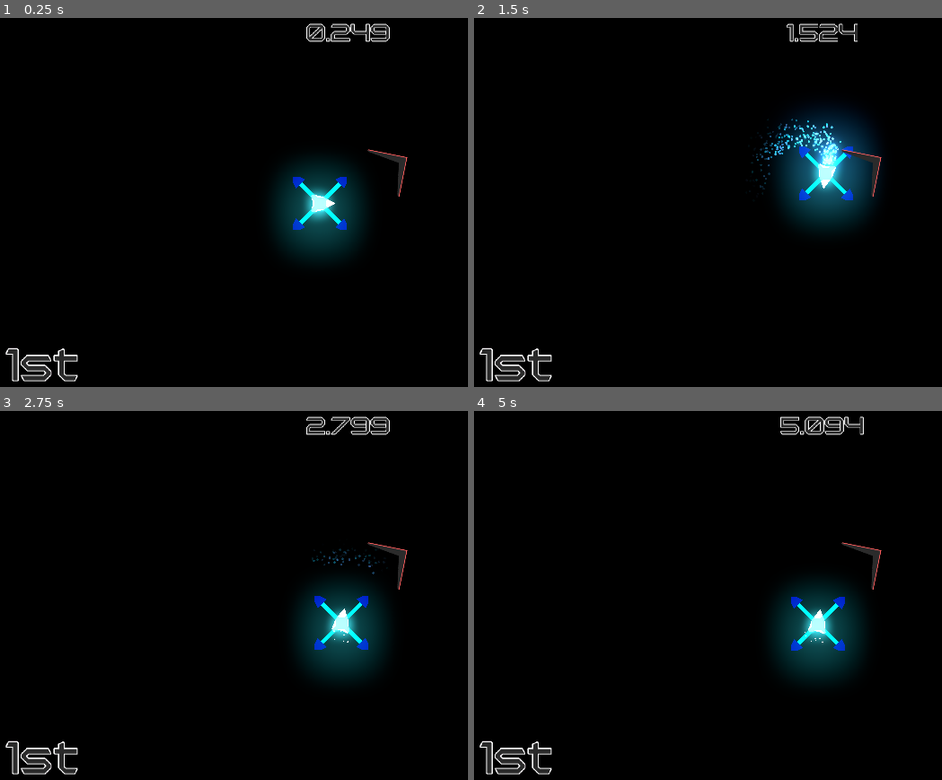
Above: before the commit, frames 1-4 (two rows, left to right).
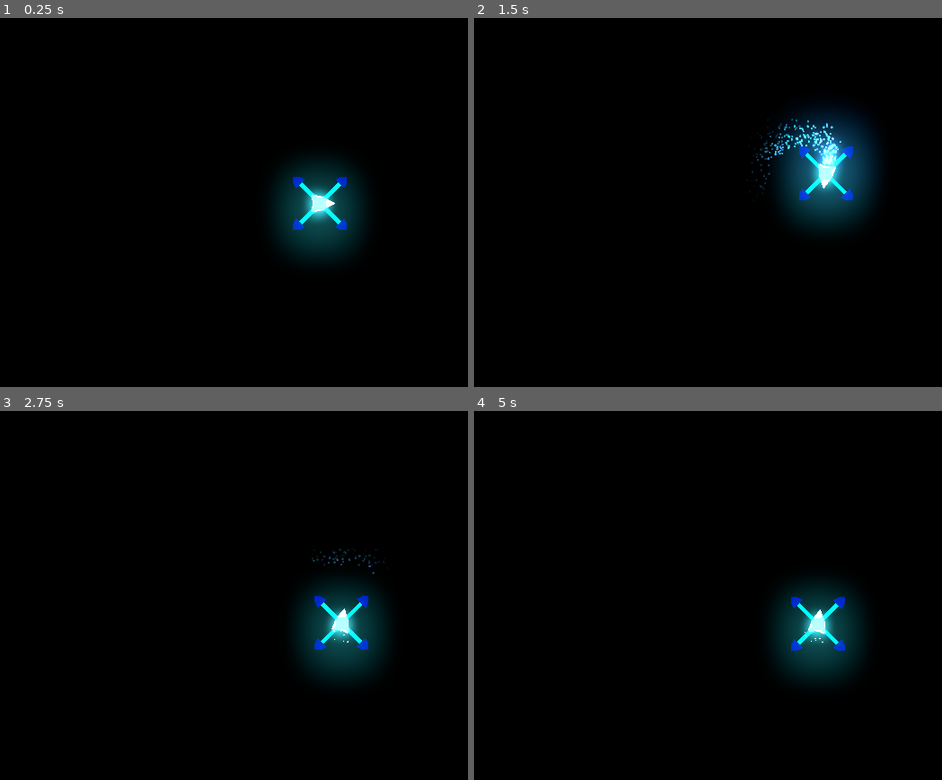
Above: after the commit, the same moments.

Repository: Insta-x/boost-racer
Game: Godot game, scene res://Src/Game.tscn
The game is run twice, just before and just after one commit, with the same random seed, the same clock (stepped at 60 frames per second) and the same inputs. This scene is started directly instead of the project's main scene.
Inputs:
- Up to frame 1 (0.25 s): no input
- Up to frame 2 (1.5 s): hold D (turn_right) 0.53-1.28 s; hold Shift (boost) 0.53-1.28 s; hold Space (brake) from 1.28 s (still down); tap Shift (boost) at 1.35 s
- Up to frame 3 (2.75 s): release Space (brake) at 2.03 s; hold D (turn_right) from 2.03 s (still down); hold Shift (boost) from 2.03 s (still down)
- Up to frame 4 (5 s): release D (turn_right) at 2.78 s; release Shift (boost) at 2.78 s; hold W (thrust) 2.78-3.53 s; tap Shift (boost) at 2.85, 4.35 s; hold Shift (boost) 3.53-4.28 s; hold A (turn_left) from 3.53 s (still down)

The runs differ from the first frame. In frame 1, 1.6% of the frame differs, in the area x 1-88%, y 1-99%; in frame 2, 1.4%; in frame 3, 1.5%; in frame 4, 1.6%.

Commit message:
hide gui in countdown

Diff:
--- a/Src/Arrow.gd
+++ b/Src/Arrow.gd
@@ -10,14 +10,18 @@
 
 var size := Vector2(100,150)
 
+
+func _ready() -> void:
+	GlobalSignal.connect("game_start", self, "show")
+
+
 func _physics_process(delta):
 	var dir = (finish_node.global_position - player_node.global_position)
 	if (abs(dir.x) < (get_viewport().size.x + offset.x)/2) and abs(dir.y) <(get_viewport().size.y)/2:
-		self.hide()
-	else:
-		self.show()
-		dir.normalized()
-		var pos = Vector2(((get_viewport().size.x - size.x)/2), (get_viewport().size.y - size.y)/2)
-		pos += offset.rotated(dir.angle())
-		set_rotation(dir.angle())
-		set_position(pos)
+		return
+
+	dir.normalized()
+	var pos = Vector2(((get_viewport().size.x - size.x)/2), (get_viewport().size.y - size.y)/2)
+	pos += offset.rotated(dir.angle())
+	set_rotation(dir.angle())
+	set_position(pos)
--- a/Src/Game.gd
+++ b/Src/Game.gd
@@ -12,6 +12,7 @@
 func start() -> void:
 	race_time = OS.get_ticks_msec()
 	GlobalSignal.emit_signal("game_start")
+	GlobalSignal.emit_signal("start_time", race_time)
 
 
 func _on_racer_finished(racer_id: int) -> void:
--- a/Src/Game.tscn
+++ b/Src/Game.tscn
@@ -29,8 +29,10 @@
 [node name="CanvasLayer" type="CanvasLayer" parent="."]
 
 [node name="PlayerUI" parent="CanvasLayer" instance=ExtResource( 3 )]
+visible = false
 
 [node name="Arrow" type="TextureRect" parent="CanvasLayer"]
+visible = false
 margin_left = 1820.0
 margin_right = 1920.0
 margin_bottom = 150.0
@@ -45,6 +47,7 @@
 
 [node name="StartTimer" type="Timer" parent="."]
 wait_time = 5.0
+one_shot = true
 autostart = true
 
 [connection signal="timeout" from="StartTimer" to="." method="_on_StartTimer_timeout"]
--- a/Src/Singleton/GlobalSignal.gd
+++ b/Src/Singleton/GlobalSignal.gd
@@ -2,6 +2,7 @@
 
 
 signal game_start
+signal start_time(start_time)
 
 signal player_boosted
 
--- a/Src/UI/PlayerUI.gd
+++ b/Src/UI/PlayerUI.gd
@@ -2,8 +2,18 @@
 
 onready var timerLabel = $MarginContainer/VBoxContainer/CenterContainer/TimerLabel
 
-var timer := 0.0
+var start_time := 0.0 setget set_start_time
+
+
+func _ready() -> void:
+	GlobalSignal.connect("game_start", self, "show")
+	GlobalSignal.connect("start_time", self, "set_start_time")
+
 
 func _process(delta):
-	timer += stepify(delta,0.001)
-	timerLabel.text = String(timer)
+	timerLabel.text = str((OS.get_ticks_msec() - start_time) / 1000.0)
+
+
+func set_start_time(value: float) -> void:
+	start_time = value
+	timerLabel.text = str((OS.get_ticks_msec() - start_time) / 1000.0)
